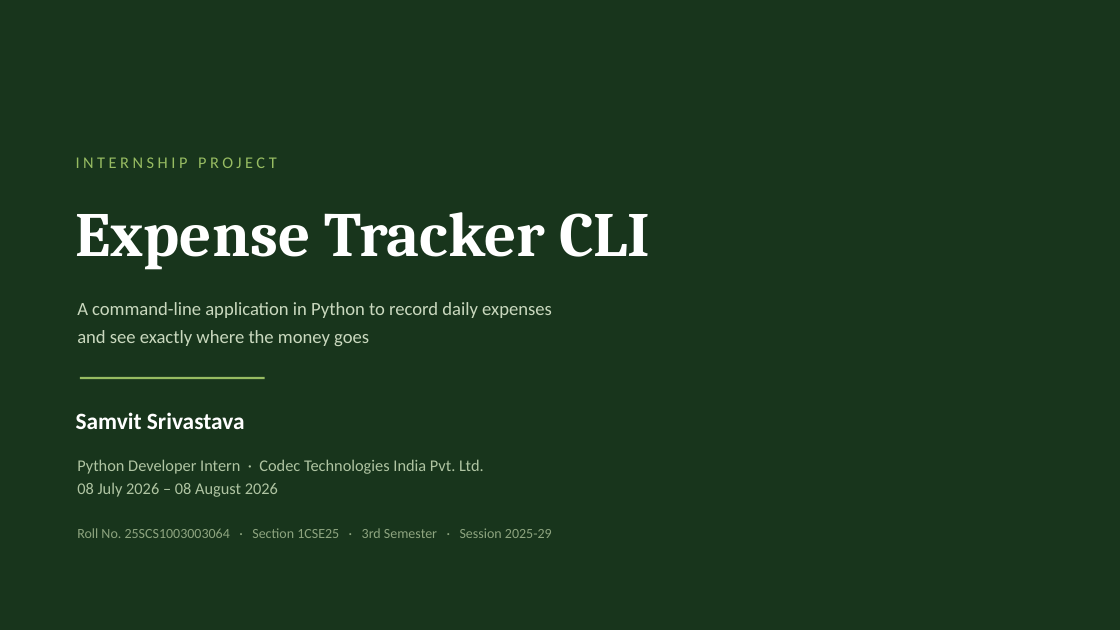
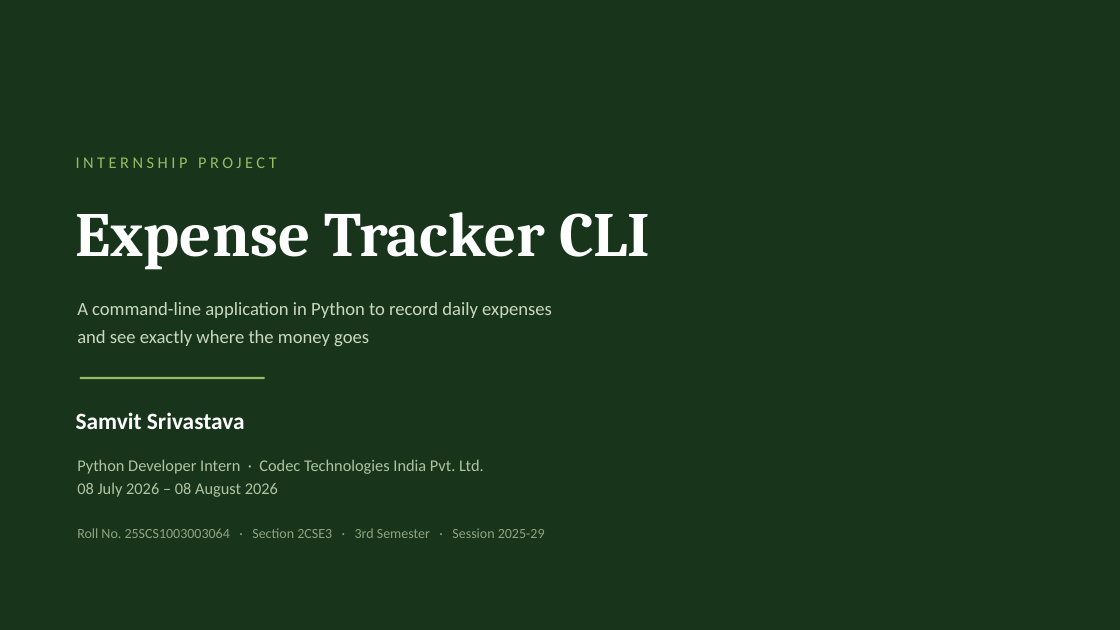
Before and after one commit to samvit-iilm/2025-29_Samvit-Srivastava_25SCS1003003064_3rd_2CSE3, a slide deck: slide 1 of Internship_PPT.pptx. Drawn at 1120x630 pixels with LibreOffice and Linux fonts; fonts in the diff are those of the drawing. Boxes give left, top, right and bottom in pixels: in the first picture for what was removed or moved away, otherwise in the second. Text is boxed around its words. In the diff, an @@ line names an element or a change of style, - is before the commit and + after.

Commit message:
Update PPT with correct section (2CSE3)

```diff
--- a/Internship_PPT.pptx
+++ b/Internship_PPT.pptx
@@ text at [77, 528, 545, 538]: text changed @@
-Roll No. 25SCS1003003064 · Section 1CSE25 · 3rd Semester · Session 2025-29
+Roll No. 25SCS1003003064 · Section 2CSE3 · 3rd Semester · Session 2025-29
```
Also in this commit, not shown: 1 other slide changed.
